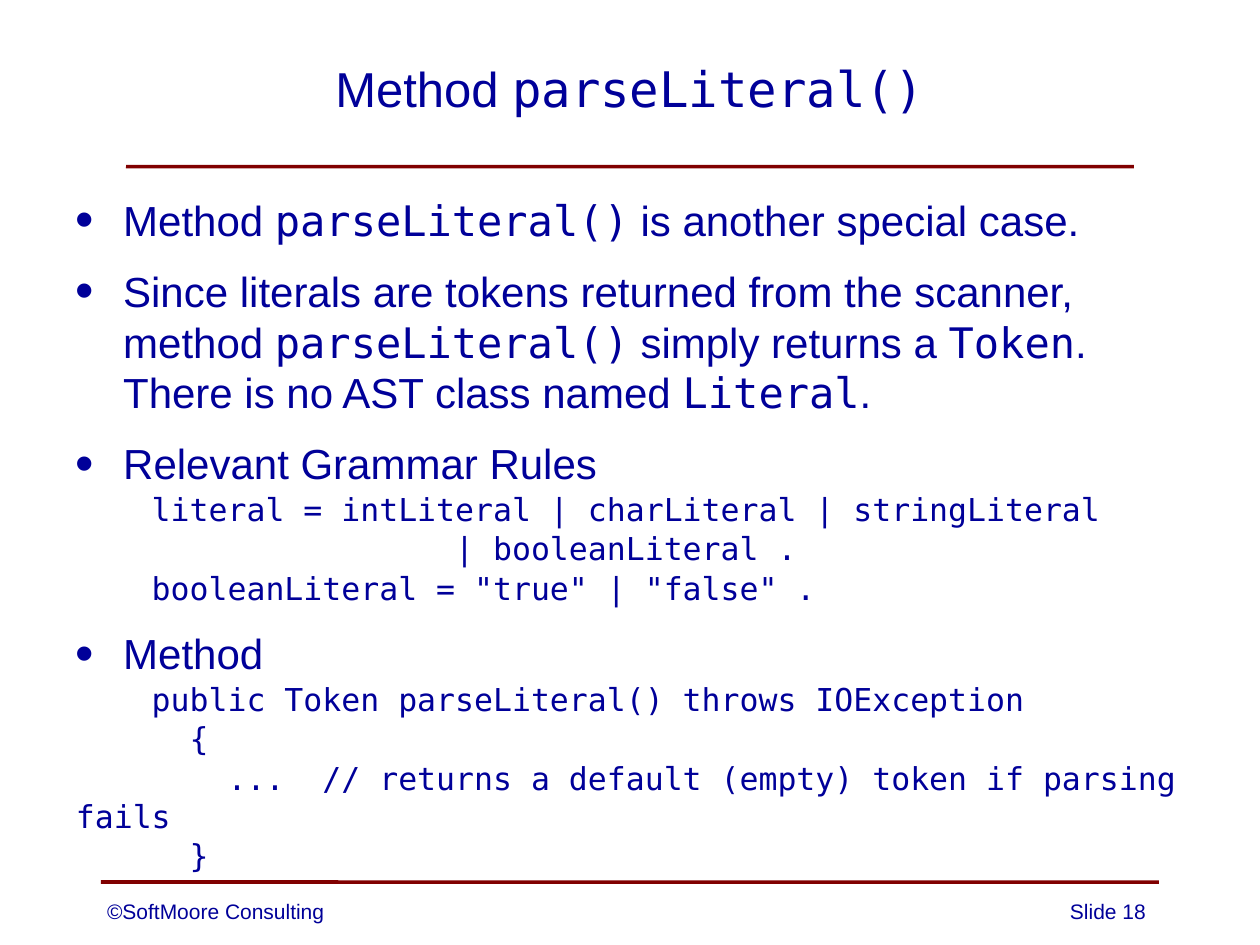
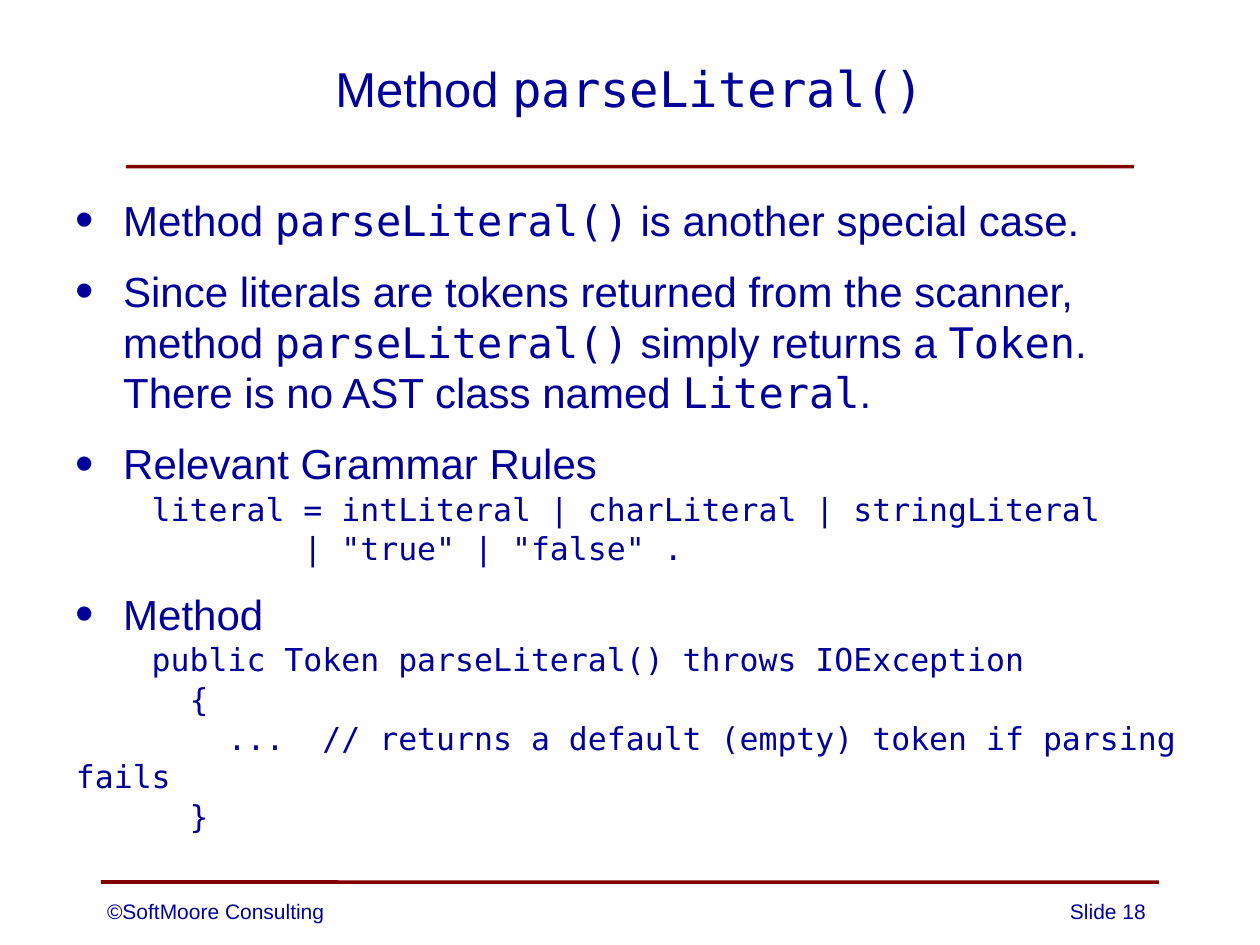
Before and after one commit to SoftMoore/CPRL-Java-3rd, a slide deck: slide 18 of PowerPoints/08 - Abstract Syntax Trees.pptx. Drawn at 1260x945 pixels with LibreOffice and Linux fonts; fonts in the diff are those of the drawing. Boxes give left, top, right and bottom in pixels: in the first picture for what was removed or moved away, otherwise in the second. Text is boxed around its words. In the diff, an @@ line names an element or a change of style, - is before the commit and + after.

Commit message:
minor improvements to one slide

```diff
--- a/PowerPoints/08 - Abstract Syntax Trees.pptx
+++ b/PowerPoints/08 - Abstract Syntax Trees.pptx
@@ text at <box>341,536,645,561</box>: text changed @@
-| booleanLiteral .
-booleanLiteral = "true" | "false" .
+| "true" | "false" .
```
